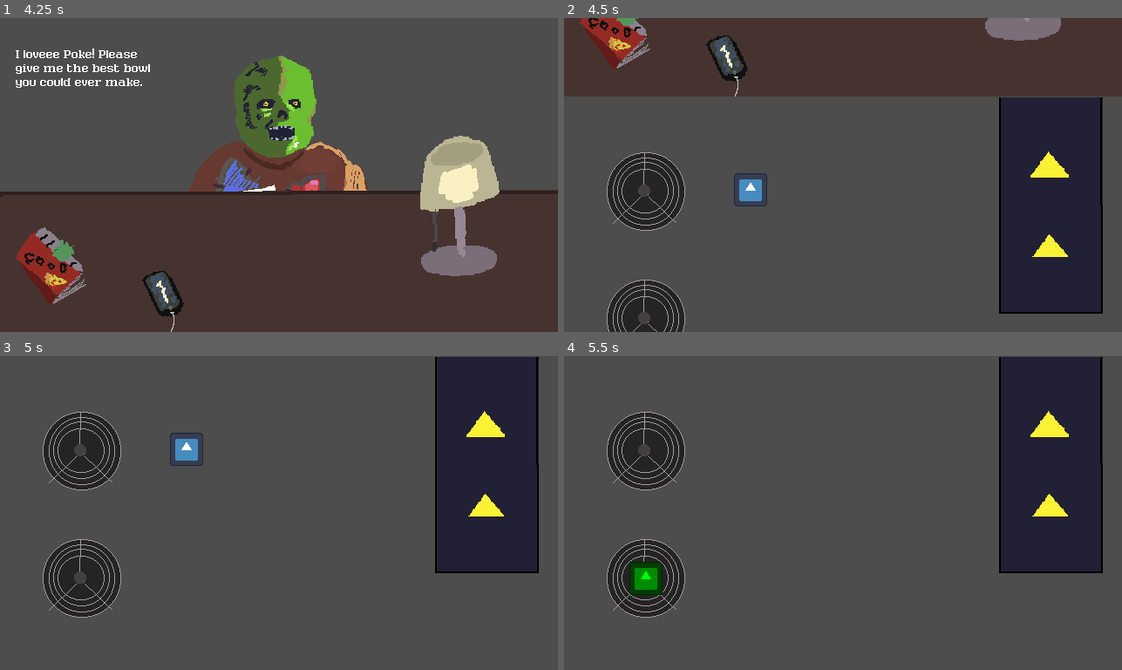
Above: before the commit, frames 1-4 (two rows, left to right).
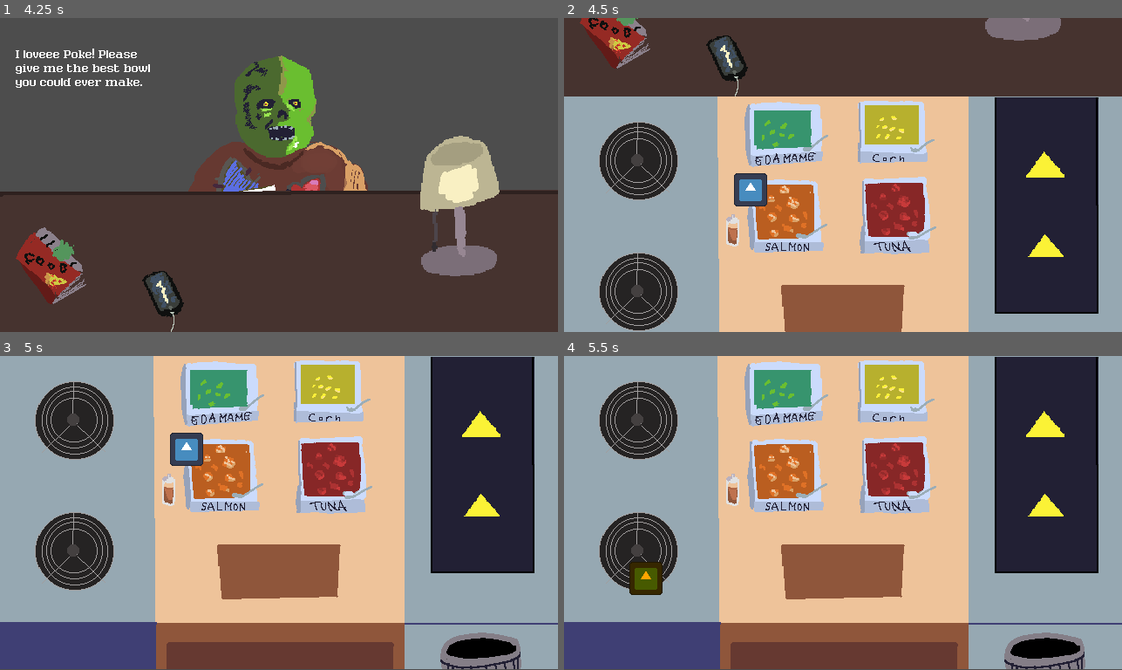
Above: after the commit, the same moments.

Repository: ImJulien/fallhacks
Game: Godot game, scene res://Scenes/menu.tscn
The game is run twice, just before and just after one commit, with the same random seed, the same clock (stepped at 60 frames per second) and the same inputs. The engine's default icon, where the game draws it, is replaced by a stand-in: a white triangle on a blue panel in a dark square.
Inputs (mouse positions are in pixels of both pictures, inside the frame that each line leads up to):
- Up to frame 1 (4.25 s): click "Play" at 0.5 s; move the mouse to (401, 159) at 1.27 s; hold W (Up) 1.28-2 s; click (401, 159) at 1.42 s; drag from (167, 190) to (251, 237) at 2.02 s; move the mouse to (334, 105) at 2.77 s; hold W (Up) 2.78-3.5 s; click (334, 105) at 2.92 s; drag from (251, 237) to (111, 127) at 3.52 s
- Up to frame 2 (4.5 s): move the mouse to (1010, 222) at 4.27 s; hold S (Down) from 4.28 s (still down); click (1010, 222) at 4.42 s
- Up to frame 3 (5 s): keep holding S (Down)
- Up to frame 4 (5.5 s): release S (Down) at 5 s; tap Enter at 5 s; drag from (748, 450) to (647, 578) at 5.02 s

Frame 1 is identical in both runs. In frame 2, 60% of the frame differs, in the area x 0-100%, y 25-100%; in frame 3, 85%; in frame 4, 86%, in the area x 0-100%, y 0-100%.

Commit message:
updated table

Diff:
--- a/Scenes/table.tscn
+++ b/Scenes/table.tscn
@@ -10,6 +10,7 @@
 [ext_resource type="Texture2D" uid="uid://coxfyoqryhb0t" path="res://Assets/Sprites/Coveyor Belt/tile007.png" id="9_k47uh"]
 [ext_resource type="Texture2D" uid="uid://bf11gmecx0put" path="res://Assets/Sprites/Coveyor Belt/tile008.png" id="10_xhfwg"]
 [ext_resource type="PackedScene" uid="uid://be5anygymy1g0" path="res://Scenes/tomato.tscn" id="11_filji"]
+[ext_resource type="Texture2D" uid="uid://fa5q0m6ypl5v" path="res://Assets/Sprites/Botdesk/DownTable.png" id="12_filji"]
 [ext_resource type="PackedScene" uid="uid://c0v4xyhafnvif" path="res://Scenes/pan.tscn" id="12_llvxf"]
 
 [sub_resource type="SpriteFrames" id="SpriteFrames_5kx35"]
@@ -49,12 +50,11 @@
 
 [sub_resource type="RectangleShape2D" id="RectangleShape2D_3leha"]
 
-[sub_resource type="RectangleShape2D" id="RectangleShape2D_4ntqo"]
-
 [node name="Node2D" type="Node2D"]
 scale = Vector2(1.0102042, 1.0013145)
 
 [node name="Conveyor" type="Node2D" parent="."]
+position = Vector2(-4.949495, 0)
 
 [node name="AnimatedSprite2D" type="AnimatedSprite2D" parent="Conveyor"]
 position = Vector2(555.3333, 129.33032)
@@ -67,20 +67,16 @@
 [node name="CollisionShape2D" type="CollisionShape2D" parent="Conveyor/Area2D"]
 shape = SubResource("RectangleShape2D_3leha")
 
-[node name="PlatingArea" type="Node2D" parent="."]
-
-[node name="Sprite2D" type="Sprite2D" parent="PlatingArea"]
-
-[node name="Area2D" type="Area2D" parent="PlatingArea"]
-
-[node name="CollisionShape2D" type="CollisionShape2D" parent="PlatingArea/Area2D"]
-shape = SubResource("RectangleShape2D_4ntqo")
-
 [node name="Tomato" parent="." instance=ExtResource("11_filji")]
 position = Vector2(212.82826, 107.85822)
 
 [node name="Pan" parent="." instance=ExtResource("12_llvxf")]
-position = Vector2(94.04039, 109.85558)
+position = Vector2(86.04039, 75.03282)
 
 [node name="Pan2" parent="." instance=ExtResource("12_llvxf")]
-position = Vector2(94.040405, 255.66393)
+position = Vector2(86.04039, 225.0328)
+
+[node name="Sprite2D" type="Sprite2D" parent="."]
+z_index = -1
+position = Vector2(316.94955, 179.99869)
+texture = ExtResource("12_filji")
--- a/Scripts/pan.gd
+++ b/Scripts/pan.gd
@@ -82,3 +82,37 @@
 	if not is_cooking:
 		return 0.0
 	return 1.0 - (cooking_timer.time_left / cooking_time)
+
+func remove_ingredient(ingredient_name: String):
+	if ingredients_in_pan.has(ingredient_name):
+		ingredients_in_pan.erase(ingredient_name)
+		print("Removed ", ingredient_name, " from pan")
+
+		#if no ingredients left, stop cooking
+		if ingredients_in_pan.is_empty():
+			print("No ingredients left in pan, stopping cooking")
+			stop_cooking()
+
+func stop_cooking():
+	if is_cooking:
+		is_cooking = false
+		cooking_timer.stop()
+		print("Pan stopped cooking")
+
+func start_hover_cooking(ingredient_name: String, ingredient_node: Node):
+	print("Starting hover cooking for ", ingredient_name)
+	#don't add to ingredients_in_pan (this is temporary hover cooking)
+	#just tell the ingredient it's cooking
+	ingredient_node.set_cooking(true)
+
+	#start a cooking timer if not already cooking
+	if not is_cooking:
+		is_cooking = true
+		cooking_timer.start()
+		cooking_started.emit()
+
+func stop_hover_cooking(ingredient_name: String):
+	print("Stopping hover cooking for ", ingredient_name)
+	#since hover cooking doesn't add to ingredients_in_pan, just stop the timer if no real ingredients
+	if ingredients_in_pan.is_empty() and is_cooking:
+		stop_cooking()
--- a/Scripts/universal_ingredient.gd
+++ b/Scripts/universal_ingredient.gd
@@ -79,6 +79,15 @@
 	#store the offset between ingredient and mouse
 	drag_offset = global_position - get_global_mouse_position()
 	z_index = 10  #bring to front
+
+	#if ingredient is cooking, stop cooking immediately when dragging starts
+	if current_state == IngredientState.COOKING and connected_pan:
+		print("Ingredient was cooking, stopping cooking due to drag")
+		#tell the pan to stop cooking this ingredient
+		if connected_pan.has_method("remove_ingredient"):
+			connected_pan.remove_ingredient(ingredient_name)
+		stop_cooking()
+
 	print("Dragging started, is_dragging: ", is_dragging, " z_index: ", z_index)
 
 func stop_drag():
@@ -156,15 +165,45 @@
 
 	var results = space_state.intersect_point(query)
 	var over_pan = false
+	var pan_node = null
 
 	for result in results:
 		var collider = result.collider
 		if collider != self and collider.has_method("receive_ingredient"):
 			over_pan = true
+			pan_node = collider
 			print("Hovering over pan: ", collider.name)  #debug
 			break
 
-	#only highlight fresh ingredients green, keep cooked/burnt ingredients their color
+	#handle cooking while hovering over pan
+	if over_pan and pan_node:
+		#if ingredient can cook (fresh or was previously cooking) and not burnt
+		if (current_state == IngredientState.FRESH or current_state == IngredientState.COOKING) and not is_burnt_food:
+			#start cooking if not already connected to this pan
+			if connected_pan != pan_node:
+				#disconnect from previous pan if any
+				if connected_pan and connected_pan.has_signal("cooking_finished"):
+					if connected_pan.cooking_finished.is_connected(_on_cooking_finished):
+						connected_pan.cooking_finished.disconnect(_on_cooking_finished)
+
+				#connect to new pan and start cooking
+				connected_pan = pan_node
+				if pan_node.has_method("start_hover_cooking"):
+					pan_node.start_hover_cooking(ingredient_name, self)
+				else:
+					#just set cooking state
+					set_cooking(true)
+				pan_node.cooking_finished.connect(_on_cooking_finished)
+				print("Started hover cooking on ", pan_node.name)
+	else:
+		#not over pan - stop cooking if we were hover cooking
+		if connected_pan and current_state == IngredientState.COOKING:
+			print("Left pan area, stopping hover cooking")
+			if connected_pan.has_method("stop_hover_cooking"):
+				connected_pan.stop_hover_cooking(ingredient_name)
+			stop_cooking()
+
+	#visual highlighting
 	if over_pan and current_state == IngredientState.FRESH:
 		modulate = Color.GREEN
 		print("Highlighting ingredient green")
Not shown, added: Assets/Sprites/Botdesk/Sprite-0003.png.import
